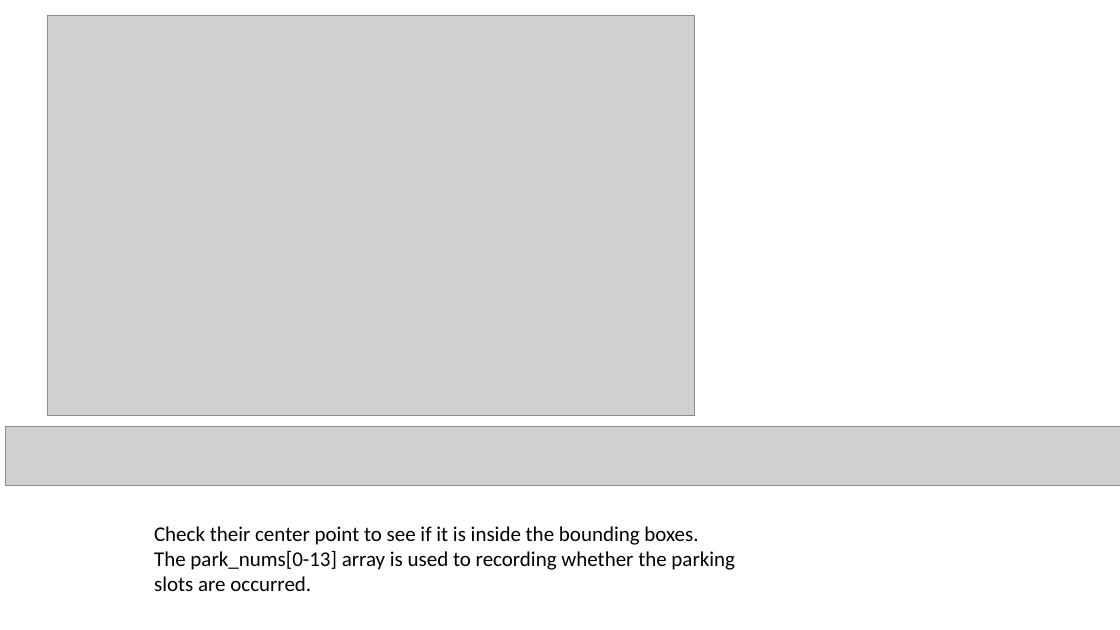
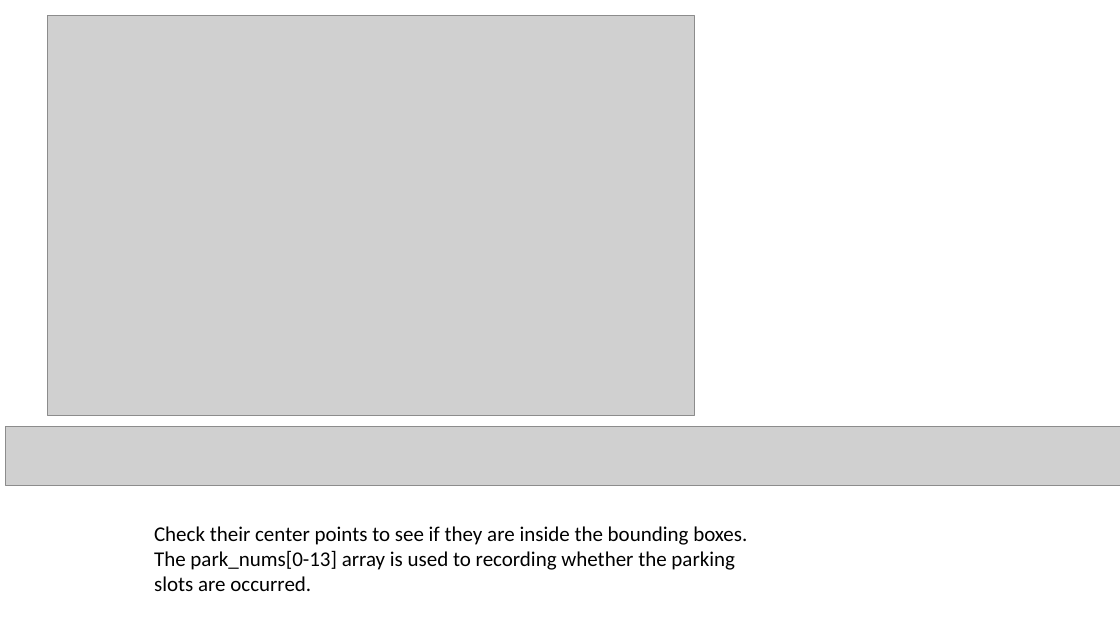
Before and after one commit to MenghuaXie/M202AFinalProject, a slide deck: slide 5 of 202_final_presentation.pptx. Drawn at 1120x630 pixels with LibreOffice and Linux fonts; fonts in the diff are those of the drawing; grey boxes stand for pictures. Boxes give left, top, right and bottom in pixels: in the first picture for what was removed or moved away, otherwise in the second. Text is boxed around its words. In the diff, an @@ line names an element or a change of style, - is before the commit and + after.

```diff
--- a/202_final_presentation.pptx
+++ b/202_final_presentation.pptx
@@ text at box(154, 526, 747, 545): text changed @@
-Check their center point to see if it is inside the bounding boxes.
+Check their center points to see if they are inside the bounding boxes.
```
Also in this commit, not shown: 2 other slides changed, 5 slides added, 1 slide removed, 1 other file.
